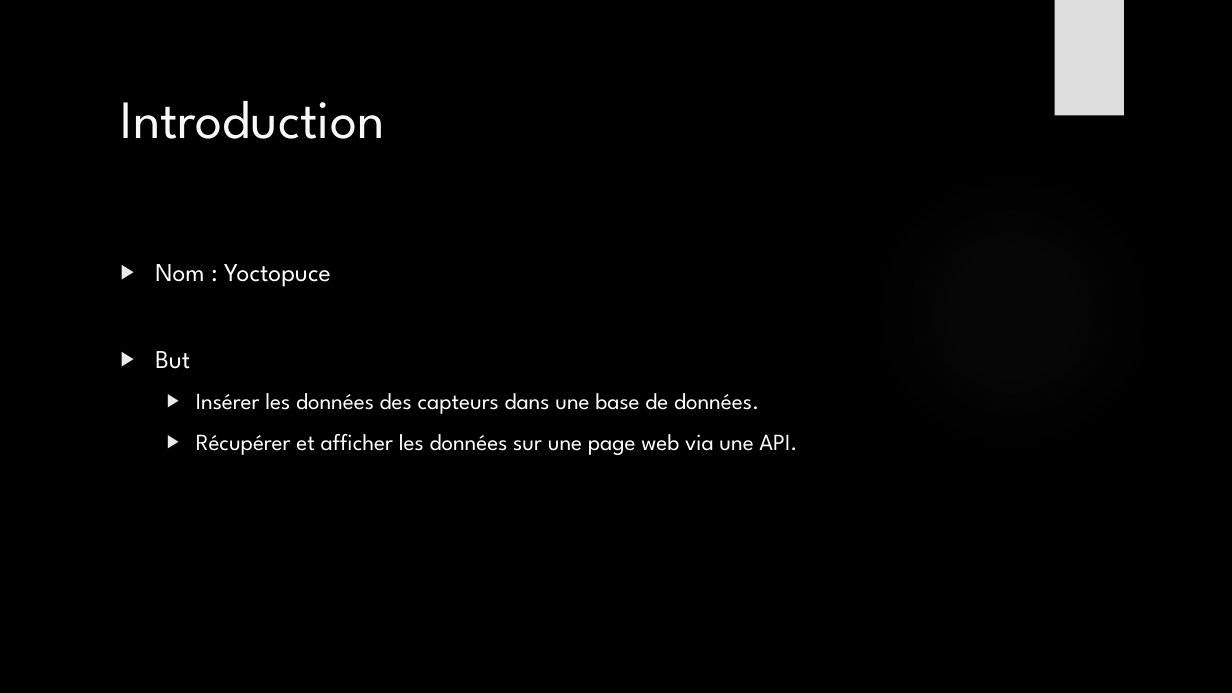
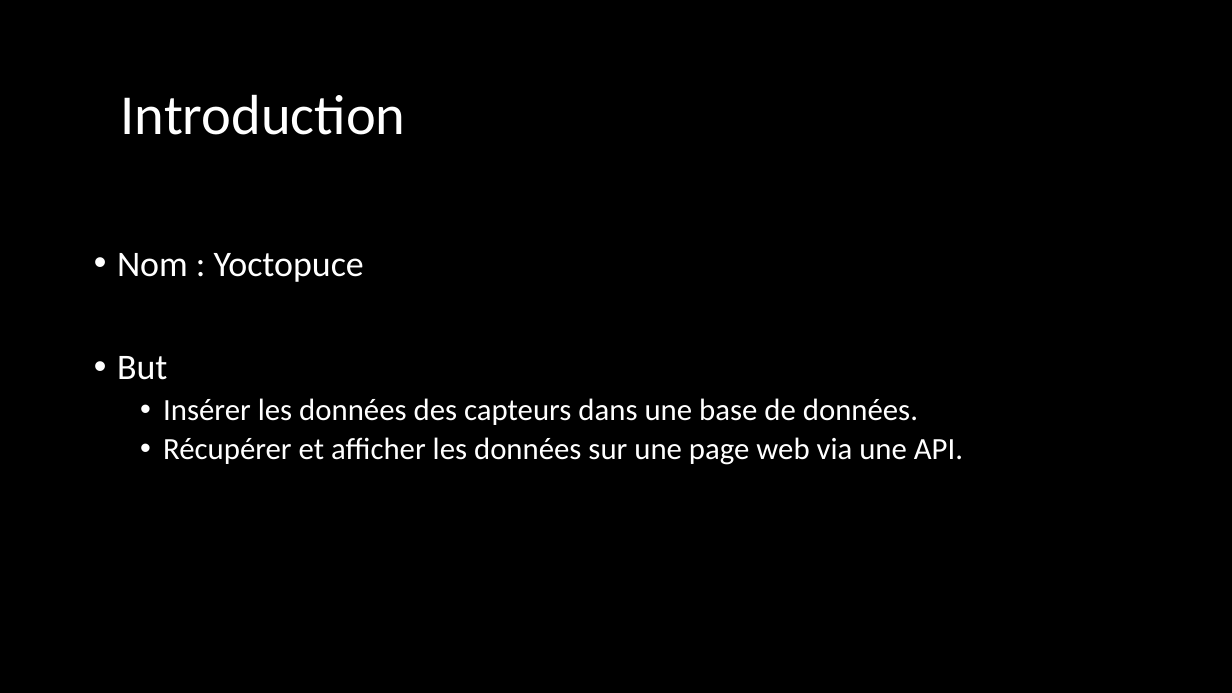
Before and after one commit to julesstahli/Yoctopuce, a slide deck: slide 3 of documentation/Yoctopuce.pptx. Drawn at 1232x693 pixels with LibreOffice and Linux fonts; fonts in the diff are those of the drawing; background and template pictures are left out. Boxes give left, top, right and bottom in pixels: in the first picture for what was removed or moved away, otherwise in the second. Text is boxed around its words. In the diff, an @@ line names an element or a change of style, - is before the commit and + after.

```diff
--- a/documentation/Yoctopuce.pptx
+++ b/documentation/Yoctopuce.pptx
@@ rectangle removed at bbox=[1055, 0, 1124, 116] @@
@@ title "Introduction" at bbox=[121, 94, 406, 135]: size 42 to 44 pt, font League Spartan to Calibri, text colour #F8F8F8 to #FFFFFF; line spacing 1 to 0.9 @@
@@ ellipse removed at bbox=[870, 169, 1154, 454] @@
@@ text "Nom : Yoctopuce": place and size @@
-text "Nom : Yoctopuce" at bbox=[155, 264, 797, 455]
+text "Nom : Yoctopuce" at bbox=[117, 253, 963, 465]
@@ text "Nom : Yoctopuce" at bbox=[117, 253, 963, 465]: size 20 to 28 pt in "Nom : Yoctopuce", "But"; font League Spartan to Calibri; size 18 to 24 pt in "Insérer les données des capteurs dans une ...", "Récupérer et afficher les données sur une ..."; bullet ▶ to •; line spacing 1 to 0.9; less space between paragraphs @@
```
Also in this commit, not shown: 8 other slides changed, 4 slides added, 2 slides removed.
